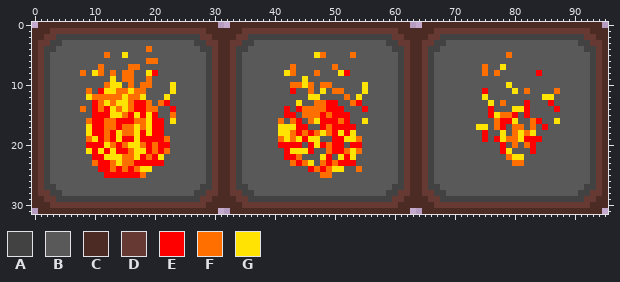
A sprite sheet gets an edit: Assets/UI/StatusEffects/Burning.png. Above is the file before it was changed.
The file is 96x32 pixels. Colours within 5 levels of each other are drawn and written as one.
Palette (. is transparent): A #424242  B #595959  C #4d2b25  D #663a32  E #ff0000  F #ff6f00  G #ffe302
Pixels before, first column x 0:
 0 .CCCCCCCCCCCCCCCCCCCCCCCCCCCCCC..CCCCCCCCCCCCCCCCCCCCCCCCCCCCCC..CCCCCCCCCCCCCCCCCCCCCCCCCCCCCC.
 1 CCCDDDDDDDDDDDDDDDDDDDDDDDDDDCCCCCCDDDDDDDDDDDDDDDDDDDDDDDDDDCCCCCCDDDDDDDDDDDDDDDDDDDDDDDDDDCCC
 2 CCDDAAAAAAAAAAAAAAAAAAAAAAAADDCCCCDDAAAAAAAAAAAAAAAAAAAAAAAADDCCCCDDAAAAAAAAAAAAAAAAAAAAAAAADDCC
 3 CDDAABBBBBBBBBBBBBBBBBBBBBBAADDCCDDAABBBBBBBBBBBBBBBBBBBBBBAADDCCDDAABBBBBBBBBBBBBBBBBBBBBBAADDC
 4 CDAABBBBBBBBBBBBBBBFBBBBBBBBAADCCDAABBBBBBBBBBBBBBBBBBBBBBBBAADCCDAABBBBBBBBBBBBBBBBBBBBBBBBAADC
 5 CDABBBBBBBBBFBBGBBBBBBBBBBBBBADCCDABBBBBBBBBBBBGFBBBBFBBBBBBBADCCDABBBBBBBBBBBBFBBBBBBBBBBBBBADC
 6 CDABBBBBBBBBBBBBBBBFFBBBBBBBBADCCDABBBBBBBBBBBBBBBBBBBBBBBBBBADCCDABBBBBBBBBBBBBBBBBBBBBBBBBBADC
 7 CDABBBBBBBBFBBBBFFBBBBBBBBBBBADCCDABBBBBBBBFBBBBBBFBBBBBBBBBBADCCDABBBBBBBBFBBGBBBBBBBBBBBBBBADC
 8 CDABBBBBFBGFBFBFFBBGEBBBBBBBBADCCDABBBBBBBGFBBBFBBBGEBBBBBBBBADCCDABBBBBBBBFBFBBBBBBEBBBBBBBBADC
 9 CDABBBBBBBBBBGBFFBBFBBBBBBBBBADCCDABBBBBBBBBBGBBBBBBBBBBBBBBBADCCDABBBBBBBBBBBBBBBBBBBBBBBBBBADC
10 CDABBBBBBBBBFGGBFBFFBBBGBBBBBADCCDABBBBBBBBFFGFBFFBBBBBGBBBBBADCCDABBBBBBBBBBBBGBBBBBBBBBBBBBADC
11 CDABBBBBBFBEGGFFGFFBBBBGBBBBBADCCDABBBBBBBBEBBFBGBFFBBBGBBBBBADCCDABBBBBBBBEBBBBGBFBBBBFBBBBBADC
12 CDABBBBBBGFFFFFGFFGBBBGBBBBBBADCCDABBBBBBBBBBBGGBBBBFBGBBBBBBADCCDABBBBBBBBGBBBBBBBBBGGBBBBBBADC
13 CDABBBBBBBEFGFGGFEEFBFEBBBBBBADCCDABBBBBBBBBGBBFFEEBBFEBBBBBBADCCDABBBBBBBBBGBFBBBEBBBEBBBBBBADC
14 CDABBBBBFBEFEGFGFEEFFBBEBBBBBADCCDABBBBBBBEBEFFFFEEEBBBEBBBBBADCCDABBBBBBBBBEBBBGGEBBBBEBBBBBADC
15 CDABBBBBBBEEEGGFEGEGEBBFBBBBBADCCDABBBBBBBEEBFFFEFEEEBBBBBBBBADCCDABBBBBBBBBEGFFEBEBBBBBBBBBBADC
16 CDABBBBBBFEEFFEEEFFGEEBGBBBBBADCCDABBBBBBFBFEBFGEEEFEBBGBBBBBADCCDABBBBBBBBBBFEEGBBFEBBGBBBBBADC
17 CDABBBBBBGEEFFEFFGFGEEBBBBBBBADCCDABBBBBBGGGEEBBEFEEEEBBBBBBBADCCDABBBBBBBGGBFEBFFBFBEBBBBBBBADC
18 CDABBBBBBGEEFEGFFGEGEEBBBBBBBADCCDABBBBBBGGFEFEFGFEGEGBBBBBBBADCCDABBBBBBBBEBBGBFGFGBBBBBBBBBADC
19 CDABBBBBBFGEFEGEEGEEEEFBBBBBBADCCDABBBBBBFGFGEGGBBEEGGFBBBBBBADCCDABBBBBBBBEBEGFFGEEEBBBBBBBBADC
20 CDABBBBBBEEEGFEFGGFEFEEBBBBBBADCCDABBBBBBEEEEBEGEFEEBEEBBBBBBADCCDABBBBBBBBBBBEBFBFEBBBBBBBBBADC
21 CDABBBBBBGEGEGEEFGGEFEFBBBBBBADCCDABBBBBBBEGGGEBBFEEFGFBBBBBBADCCDABBBBBBBBBBBEGBBBEBBBBBBBBBADC
22 CDABBBBBBBEEGGGFFGEFEGBBBBBBBADCCDABBBBBBBEEFBBBGEBGEGBBBBBBBADCCDABBBBBBBBBBBBFGGBBBBBBBBBBBADC
23 CDABBBBBBBFEEFGFFEEEEEBBBBBBBADCCDABBBBBBBBFEFGBFEFEEEBBBBBBBADCCDABBBBBBBBBBBBBFFBBBBBBBBBBBADC
24 CDABBBBBBBBEEFEFEFGGBBBBBBBBBADCCDABBBBBBBBBBBEFEFGGBBFBBBBBBADCCDABBBBBBBBBBBBBBBBBBBBBBBBBBADC
25 CDABBBBBBBBBEEEEEEFBBBBBBBBBBADCCDABBBBBBBBBBBBBFFBBBBBBBBBBBADCCDABBBBBBBBBBBBBBBBBBBBBBBBBBADC
26 CDABBBBBBBBBBBBBBBBBBBBBBBBBBADCCDABBBBBBBBBBBBBBBBBBBBBBBBBBADCCDABBBBBBBBBBBBBBBBBBBBBBBBBBADC
27 CDAABBBBBBBBBBBBBBBBBBBBBBBBAADCCDAABBBBBBBBBBBBBBBBBBBBBBBBAADCCDAABBBBBBBBBBBBBBBBBBBBBBBBAADC
28 CDDAABBBBBBBBBBBBBBBBBBBBBBAADDCCDDAABBBBBBBBBBBBBBBBBBBBBBAADDCCDDAABBBBBBBBBBBBBBBBBBBBBBAADDC
29 CCDDAAAAAAAAAAAAAAAAAAAAAAAADDCCCCDDAAAAAAAAAAAAAAAAAAAAAAAADDCCCCDDAAAAAAAAAAAAAAAAAAAAAAAADDCC
30 CCCDDDDDDDDDDDDDDDDDDDDDDDDDDCCCCCCDDDDDDDDDDDDDDDDDDDDDDDDDDCCCCCCDDDDDDDDDDDDDDDDDDDDDDDDDDCCC
31 .CCCCCCCCCCCCCCCCCCCCCCCCCCCCCC..CCCCCCCCCCCCCCCCCCCCCCCCCCCCCC..CCCCCCCCCCCCCCCCCCCCCCCCCCCCCC.
And afterwards:
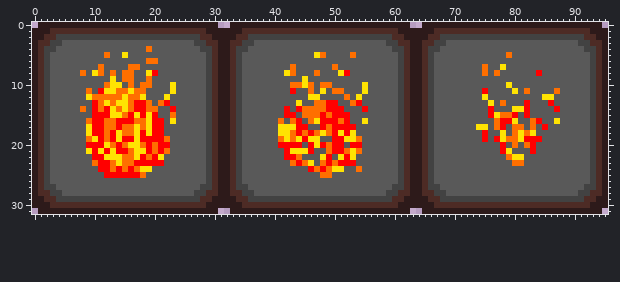
Difference:
{"colour":"C","old":"#4d2b25","new":"#2d1a1a"}
{"colour":"D","old":"#663a32","new":"#4d2b25"}
{"label":"changed","picture_box":[32,22,608,214]}
